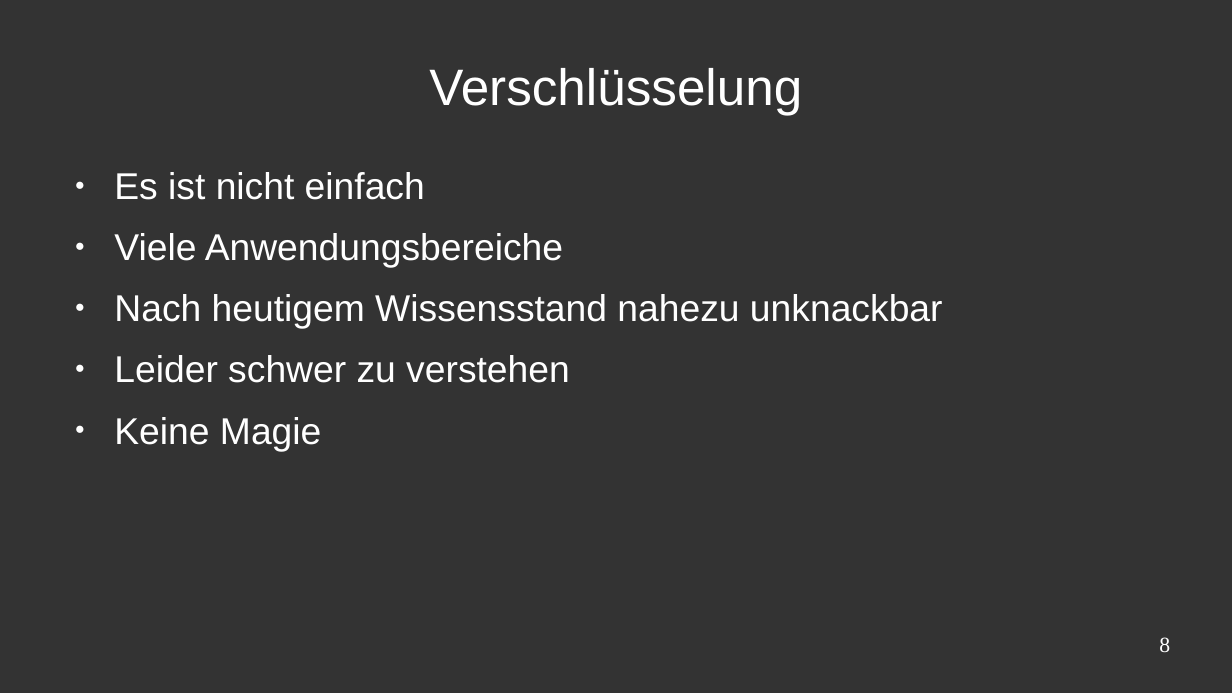
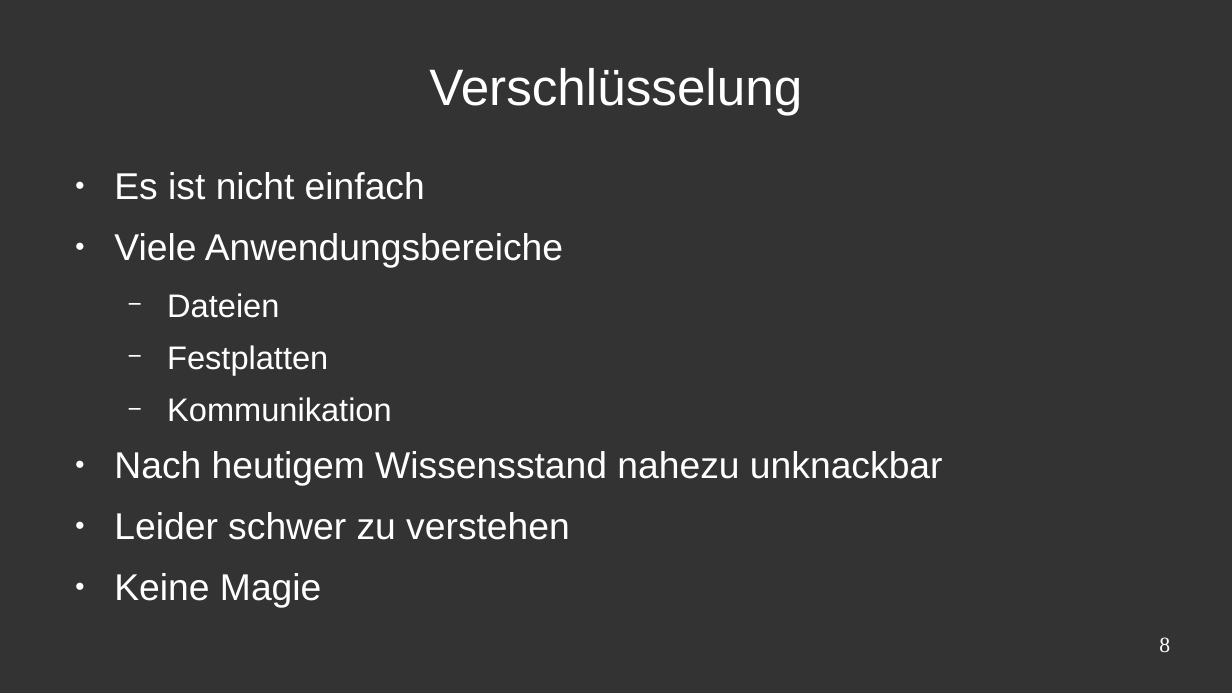
Before and after one commit to CTreffOS/Vortraege, a slide deck: slide 8 of Verbraucherschutz - Wie sicher sind meine Daten?/vortrag_datensicherheit.odp. Drawn at 1232x693 pixels with LibreOffice and Linux fonts; fonts in the diff are those of the drawing; background and template pictures are left out. Boxes give left, top, right and bottom in pixels: in the first picture for what was removed or moved away, otherwise in the second. Text is boxed around its words. In the diff, an @@ line names an element or a change of style, - is before the commit and + after.

```diff
--- a/Verbraucherschutz - Wie sicher sind meine Daten?/vortrag_datensicherheit.odp
+++ b/Verbraucherschutz - Wie sicher sind meine Daten?/vortrag_datensicherheit.odp
@@ text at (167,293,392,422): paragraphs added @@
+  − Dateien
+  − Festplatten
+  − Kommunikation
```
Also in this commit, not shown: 2 other slides changed, 1 other file.
